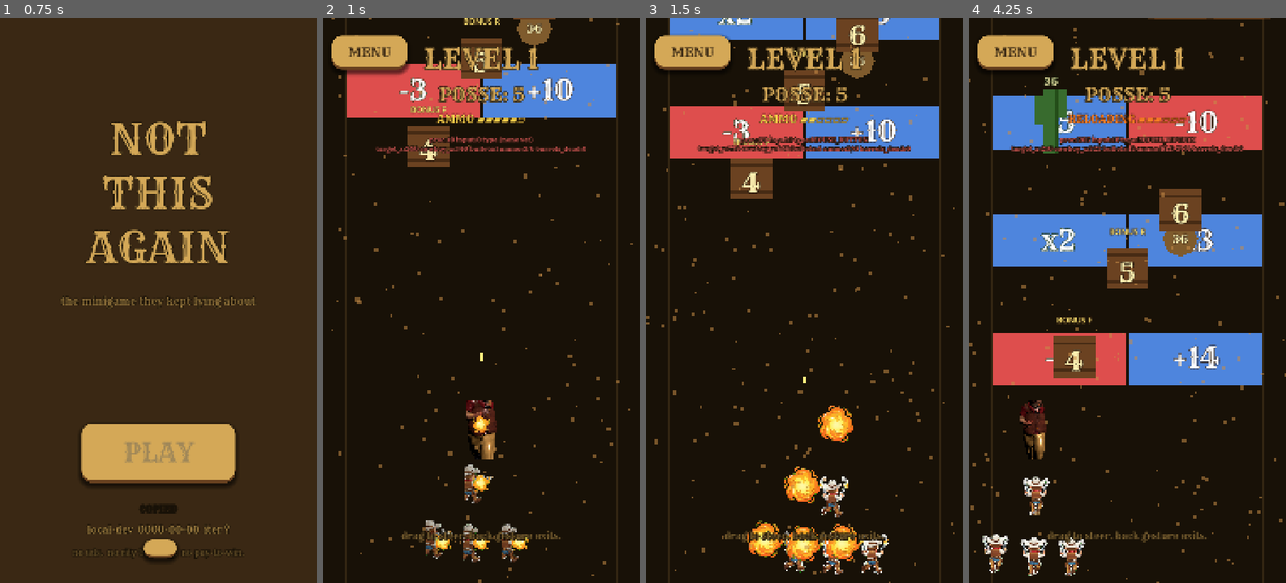
Above: before the commit, frames 1-4 (left to right).
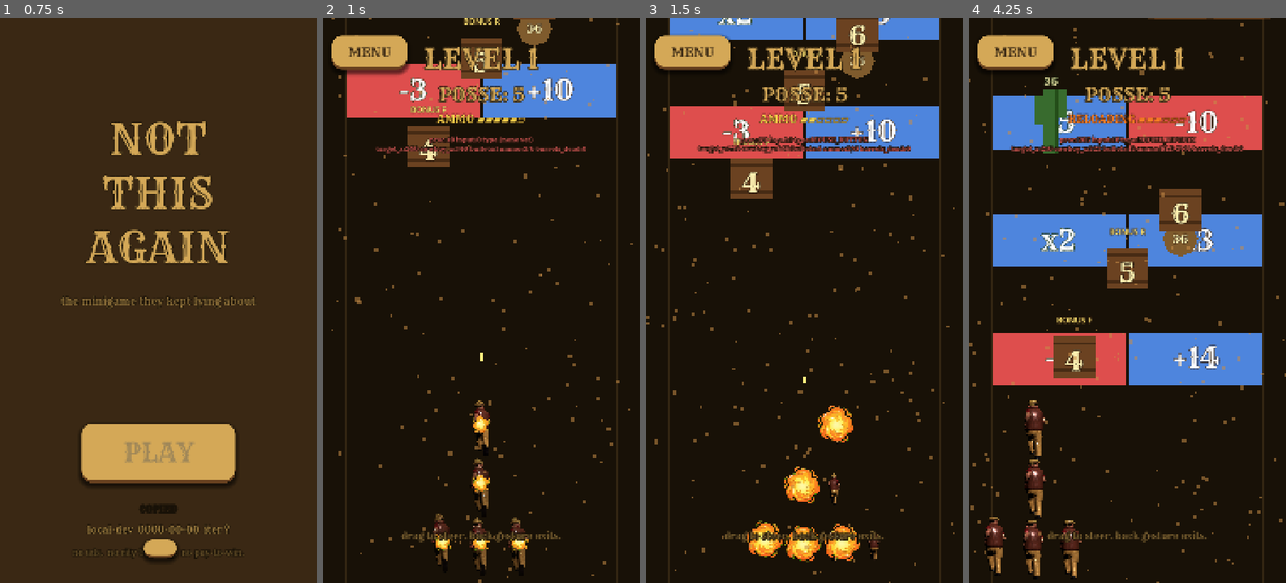
Above: after the commit, the same moments.

Repository: Joeputin100/Not_This_Again
Game: Godot game, scene res://scenes/main_menu.tscn
The game is run twice, just before and just after one commit, with the same random seed, the same clock (stepped at 60 frames per second) and the same inputs.
Inputs (mouse positions are in pixels of both pictures, inside the frame that each line leads up to):
- Up to frame 1 (0.75 s): click "PLAY" at 0.5 s
- Up to frame 2 (1 s): no input
- Up to frame 3 (1.5 s): tap Enter at 1.25 s; move the mouse to (874, 272) at 1.27 s; hold Shift from 1.28 s (still down); click (874, 272) at 1.42 s
- Up to frame 4 (4.25 s): release Shift at 2 s; drag from (1064, 328) to (1111, 413) at 2.02 s; move the mouse to (1159, 176) at 2.77 s; tap Ctrl at 2.85 s; click (1159, 176) at 2.92 s; drag from (1111, 413) to (1032, 215) at 3.52 s

Frame 1 is identical in both runs. In frame 2, 1.9% of the frame differs, in the area x 32-65%, y 67-98%; in frame 3, 1.0%; in frame 4, 2.2%, in the area x 4-37%, y 67-100%.

Commit message:
iter 28: all 5 dudes use Cowboy3D + Mixamo rotation fix
User feedback after iter 27 sideload:
  1. 'mixamo model and the sprites are both being displayed' —
     leader was 3D Mixamo, followers were old 2D AnimatedSprite cowboys.
     Mixed-art mess.
  2. 'mixamo animations need to be rotated to face the correct direction' —
     FBX2glTF imports the Mixamo character facing +Z (its back to our
     camera at +Z=2.6).

FIXES
=====
1. Followers swapped to 3D too:
   - scenes/posse_dude.tscn rewritten — root is still PosseDude (Node2D
     so PosseRenderer's spawn-tween scale 0.5→1.0 still works against
     a 1.0-scale root) — child is now an instance of cowboy_3d.tscn
     rather than an AnimatedSprite2D.
   - scripts/posse_renderer.set_animation now delegates to
     cowboy_3d.play_anim() on each dude rather than poking
     AnimatedSprite2D.play().
   - At posse_count=5 default, this creates 5 SubViewports each
     rendering its own 3D character — 5× the per-frame 3D cost vs.
     iter 27. Acceptable for mid-range Android in theory; if it
     stutters on-device, iter 29 swaps to a shared-singleton-viewport
     model (all dudes share one render, identical pose).
2. Rotation: cowboy_3d.gd::_setup_3d_scene now sets
   _character_instance.rotation.y = PI before adding to the SubViewport.
   Cowboy faces -Z which is where the camera sits at +Z looking toward
   origin — player POV.

TESTS
=====
test_posse_dude_sprite.gd rewritten (was checking for AnimatedSprite2D
+ posse_dude_frames.tres — both obsolete on this path). New checks:
  - posse_dude has a Cowboy3D child
  - Cowboy3D exposes play_anim(name)
  - Cowboy3D contains a SubViewport
  - Cowboy3D contains a Sprite2D (the on-screen render surface)

NOT TOUCHED — still on the iter 23 path:
- posse_dude_frames.tres + 17 sprite PNGs in assets/sprites/ stay in
  the repo as legacy. The Cowboy node in level.tscn already uses
  Cowboy3D directly (iter 27), so the 2D path is fully dormant.
  Removing the assets is a separate cleanup iter once we're confident
  the 3D path holds.

Diff:
--- a/godot/scenes/posse_dude.tscn
+++ b/godot/scenes/posse_dude.tscn
@@ -1,12 +1,7 @@
 [gd_scene load_steps=2 format=3 uid="uid://b0nttg_possedude_001"]
 
-[ext_resource type="SpriteFrames" path="res://assets/posse_dude_frames.tres" id="1_frames"]
+[ext_resource type="PackedScene" path="res://scenes/cowboy_3d.tscn" id="1_c3d"]
 
 [node name="PosseDude" type="Node2D"]
 
-[node name="Sprite" type="AnimatedSprite2D" parent="."]
-position = Vector2(0, -100)
-scale = Vector2(0.4, 0.4)
-sprite_frames = ExtResource("1_frames")
-animation = &"run_shoot"
-autoplay = "run_shoot"
+[node name="Cowboy3D" parent="." instance=ExtResource("1_c3d")]
--- a/godot/scripts/cowboy_3d.gd
+++ b/godot/scripts/cowboy_3d.gd
@@ -58,6 +58,10 @@
 	if _character_instance == null:
 		push_error("cowboy_3d: character.glb did not instance as Node3D")
 		return
+	# Iter 28: Mixamo characters via FBX2glTF land facing +Z relative to
+	# our camera (which sits at +Z looking toward origin) — we see their
+	# back. Rotate 180° around Y so they face the camera (player POV).
+	_character_instance.rotation.y = PI
 	sub_viewport.add_child(_character_instance)
 
 	# Find the AnimationPlayer Mixamo / FBX2glTF generated. character.glb
--- a/godot/scripts/posse_renderer.gd
+++ b/godot/scripts/posse_renderer.gd
@@ -80,16 +80,17 @@
 func active_follower_count() -> int:
 	return _active_dudes.size()
 
-# Iter 25+: switches every active dude's AnimatedSprite2D to the given
-# animation. Used by level.gd on win → "idle" so the crowd stops looking
-# like it's still running into a wall after the bounty appears.
+# Iter 25+: switches every active dude's animation. Iter 28+: dudes now
+# wrap a Cowboy3D node (3D Mixamo model rendered to a SubViewport-backed
+# Sprite2D), so we delegate to its play_anim() rather than poking an
+# AnimatedSprite2D.
 func set_animation(anim_name: String) -> void:
 	for dude in _active_dudes:
 		if dude == null or not is_instance_valid(dude):
 			continue
-		var sprite: AnimatedSprite2D = dude.get_node_or_null("Sprite") as AnimatedSprite2D
-		if sprite and sprite.sprite_frames and sprite.sprite_frames.has_animation(anim_name):
-			sprite.play(anim_name)
+		var c3d: Node2D = dude.get_node_or_null("Cowboy3D") as Node2D
+		if c3d and c3d.has_method("play_anim"):
+			c3d.play_anim(anim_name)
 
 # Iter 25+: returns world-space positions of every active follower —
 # used by level.gd to spawn a muzzle flash at each dude on every shot
--- a/godot/test/test_posse_dude_sprite.gd
+++ b/godot/test/test_posse_dude_sprite.gd
@@ -1,11 +1,11 @@
 extends GutTest
 
-# Verifies the posse_dude scene loads its AnimatedSprite2D with the
-# three expected animations (idle, run_shoot, die) and that default
-# autoplay is run_shoot — the gameplay-active state.
+# Verifies the posse_dude scene (iter 28+) wraps a Cowboy3D node — the
+# 3D Mixamo character rendered via SubViewport. Replaces the iter 23
+# version that checked for an AnimatedSprite2D + posse_dude_frames.tres,
+# both of which are now obsolete on the active rendering path.
 
 const PosseDudeScene = preload("res://scenes/posse_dude.tscn")
-const PosseDudeFrames = preload("res://assets/posse_dude_frames.tres")
 
 var dude: Node2D
 
@@ -14,64 +14,21 @@
 	add_child_autofree(dude)
 	await get_tree().process_frame
 
-func test_has_animated_sprite_child():
-	var sprite: AnimatedSprite2D = dude.get_node_or_null("Sprite") as AnimatedSprite2D
-	assert_not_null(sprite, "posse_dude should have an AnimatedSprite2D named 'Sprite'")
+func test_has_cowboy3d_child():
+	var c3d: Node2D = dude.get_node_or_null("Cowboy3D") as Node2D
+	assert_not_null(c3d, "posse_dude should wrap a Cowboy3D node")
 
-func test_sprite_uses_posse_dude_frames():
-	var sprite: AnimatedSprite2D = dude.get_node("Sprite") as AnimatedSprite2D
-	assert_not_null(sprite.sprite_frames,
-		"AnimatedSprite2D needs a SpriteFrames resource")
+func test_cowboy3d_has_play_anim_method():
+	var c3d: Node2D = dude.get_node("Cowboy3D") as Node2D
+	assert_true(c3d.has_method("play_anim"),
+		"Cowboy3D should expose play_anim(name) so PosseRenderer.set_animation works")
 
-func test_frames_has_idle_animation():
-	var sprite: AnimatedSprite2D = dude.get_node("Sprite") as AnimatedSprite2D
-	assert_true(sprite.sprite_frames.has_animation("idle"),
-		"SpriteFrames missing 'idle' animation")
+func test_cowboy3d_has_subviewport():
+	var c3d: Node2D = dude.get_node("Cowboy3D") as Node2D
+	var sv: SubViewport = c3d.get_node_or_null("SubViewport") as SubViewport
+	assert_not_null(sv, "Cowboy3D should own a SubViewport for 3D rendering")
 
-func test_frames_has_run_shoot_animation():
-	var sprite: AnimatedSprite2D = dude.get_node("Sprite") as AnimatedSprite2D
-	assert_true(sprite.sprite_frames.has_animation("run_shoot"),
-		"SpriteFrames missing 'run_shoot' animation")
-
-func test_frames_has_die_animation():
-	var sprite: AnimatedSprite2D = dude.get_node("Sprite") as AnimatedSprite2D
-	assert_true(sprite.sprite_frames.has_animation("die"),
-		"SpriteFrames missing 'die' animation")
-
-func test_idle_animation_loops():
-	var sprite: AnimatedSprite2D = dude.get_node("Sprite") as AnimatedSprite2D
-	assert_true(sprite.sprite_frames.get_animation_loop("idle"),
-		"idle should loop indefinitely")
-
-func test_run_shoot_animation_loops():
-	var sprite: AnimatedSprite2D = dude.get_node("Sprite") as AnimatedSprite2D
-	assert_true(sprite.sprite_frames.get_animation_loop("run_shoot"),
-		"run_shoot should loop indefinitely (player can play forever)")
-
-func test_die_animation_does_not_loop():
-	var sprite: AnimatedSprite2D = dude.get_node("Sprite") as AnimatedSprite2D
-	assert_false(sprite.sprite_frames.get_animation_loop("die"),
-		"die should play once and stop on the final 'dead' frame")
-
-func test_idle_has_six_frames():
-	var sprite: AnimatedSprite2D = dude.get_node("Sprite") as AnimatedSprite2D
-	assert_eq(sprite.sprite_frames.get_frame_count("idle"), 6,
-		"idle animation should have 6 frames (matches source spritesheet)")
-
-func test_run_shoot_has_eight_frames():
-	var sprite: AnimatedSprite2D = dude.get_node("Sprite") as AnimatedSprite2D
-	assert_eq(sprite.sprite_frames.get_frame_count("run_shoot"), 8,
-		"run_shoot animation should have 8 frames")
-
-func test_die_has_three_frames():
-	var sprite: AnimatedSprite2D = dude.get_node("Sprite") as AnimatedSprite2D
-	assert_eq(sprite.sprite_frames.get_frame_count("die"), 3,
-		"die animation should have 3 frames (hit → stumble → dead)")
-
-func test_default_animation_is_run_shoot():
-	var sprite: AnimatedSprite2D = dude.get_node("Sprite") as AnimatedSprite2D
-	# autoplay or animation property — either way, the displayed
-	# animation in-game should be run_shoot, not idle (cowboys auto-fire
-	# from frame 0 of every level).
-	assert_eq(sprite.animation, &"run_shoot",
-		"default animation should be run_shoot for active gameplay")
+func test_cowboy3d_has_sprite_2d():
+	var c3d: Node2D = dude.get_node("Cowboy3D") as Node2D
+	var sprite: Sprite2D = c3d.get_node_or_null("Sprite") as Sprite2D
+	assert_not_null(sprite, "Cowboy3D should own a Sprite2D backed by the SubViewport texture")
